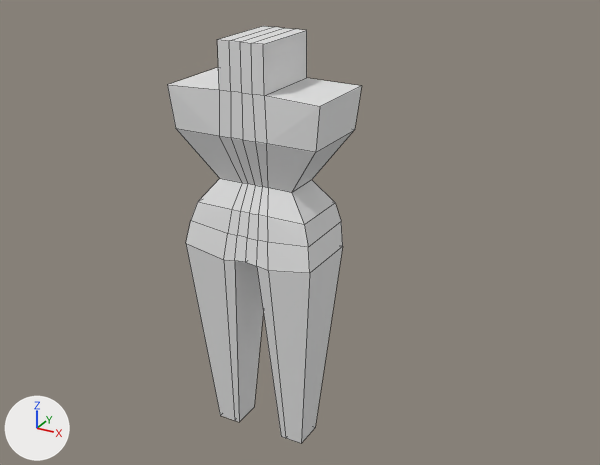
The Blender file AssetsForImport/Hands_Feet.blend as it was, and as the next commit left it.
The view is the same before and after, from a 50 mm lens placed at (9.18, -15.01, 10.34), pointed at (0.62, 0.55, 2.56). Arrows for +X, +Y and +Z are at lower left; the lights stay in place. Mesh edges are drawn as thin lines.
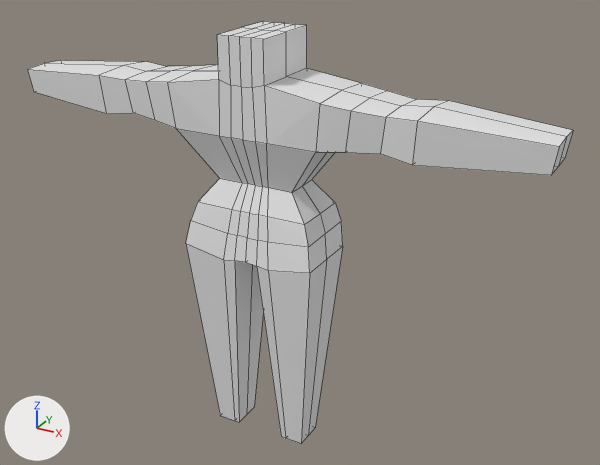
Edits to the bpy script that builds the scene:
```text
Change me_cube_005:
    used by ob_cube; location = (0.0, 0.0, 4.92)
    remove me_cube_005.from_pydata(...)  # 60 vertices, 52 faces; spans x -1.85..0.0, y -0.88..1.05, z -7.51..2.21
    add me_cube_005.from_pydata(...)  # 99 vertices, 90 faces; spans x -6.4..0.0, y -0.88..1.05, z -7.51..2.31
    me_cube_005 part 1
    2 vertices are removed from x -1.85, y -0.88..1.05, z 1.14
    16 faces are deleted
    6 vertices in x -0.55..0.0, y -0.82..0.99, z 2.21 move by (0.0, 0.0, 0.1)
    4 vertices in x -0.26..0.0, y -0.82..0.99, z 1.17 move by (0.0, 0.0, 0.13)
    2 vertices move from x -0.55, y -0.82..0.99, z 1.17 to x -0.55, y -0.82..0.99, z 1.39
    36 vertices are added at x -6.4..0.0, y -0.88..1.05, z -7.51..1.25
    5 new vertices lie (0.0, -0.91, 0.0) away from vertices in x -1.74..0.0, y 0.99, z 0.16..2.21
    54 new faces join them
```

What differs and where, as boxes [x1, y1, x2, y2] in the pictures (600 x 465 px):
'Cube', reshaped (179% wider): before [167, 26, 362, 443]; after [27, 21, 573, 443]
